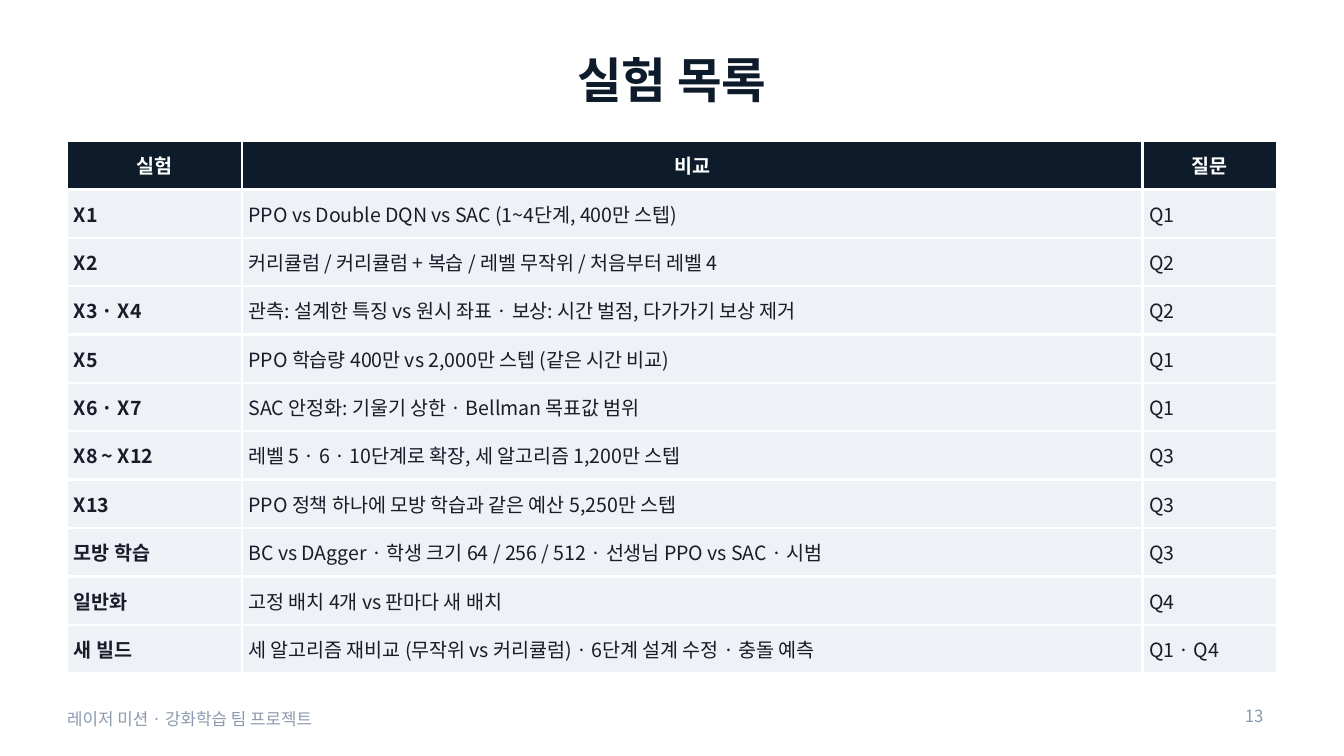
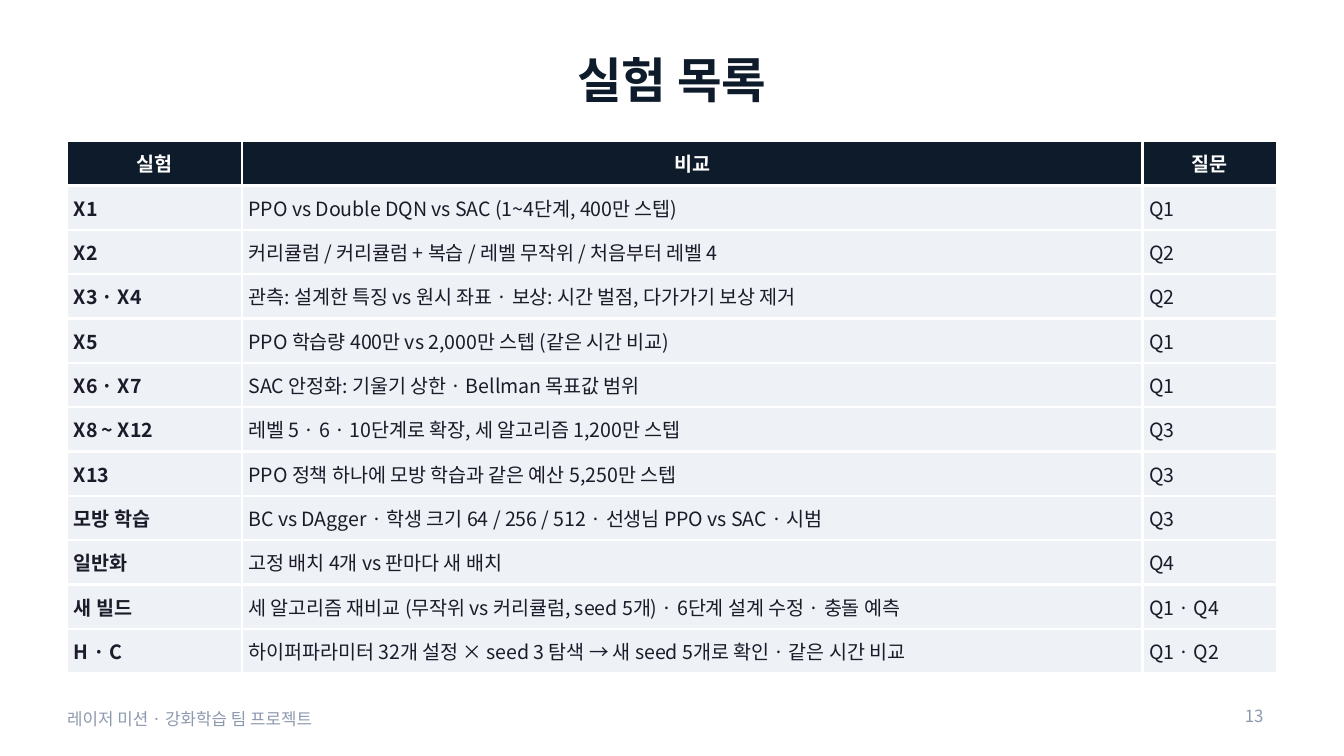
Before and after one commit to changxeokSong/reinforcement_learning, a slide deck: slide 13 of docs/LaserMission_presentation.pptx. Drawn at 1344x756 pixels with LibreOffice and Linux fonts; fonts in the diff are those of the drawing. Boxes give left, top, right and bottom in pixels: in the first picture for what was removed or moved away, otherwise in the second. Text is boxed around its words. In the diff, an @@ line names an element or a change of style, - is before the commit and + after.

Commit message:
레이저 미션: 하이퍼파라미터 탐색 102개, 최종 비교 seed 5개, 새 seed 확인 실험, 실패 방식 분석, 발표 자료 37장

```diff
--- a/docs/LaserMission_presentation.pptx
+++ b/docs/LaserMission_presentation.pptx
@@ table at (67,141,1277,667) @@
-row 11: 새 빌드 | 세 알고리즘 재비교 (무작위 vs 커리큘럼) · 6단계 설계 수정 · 충돌 예측 | Q1 · Q4
+row 11: 새 빌드 | 세 알고리즘 재비교 (무작위 vs 커리큘럼, seed 5개) · 6단계 설계 수정 · 충돌 예측 | Q1 · Q4
+row 12: H · C | 하이퍼파라미터 32개 설정 × seed 3 탐색 → 새 seed 5개로 확인 · 같은 시간 비교 | Q1 · Q2
```
Also in this commit, not shown: 8 other slides changed, 5 slides added, 11 other files.
